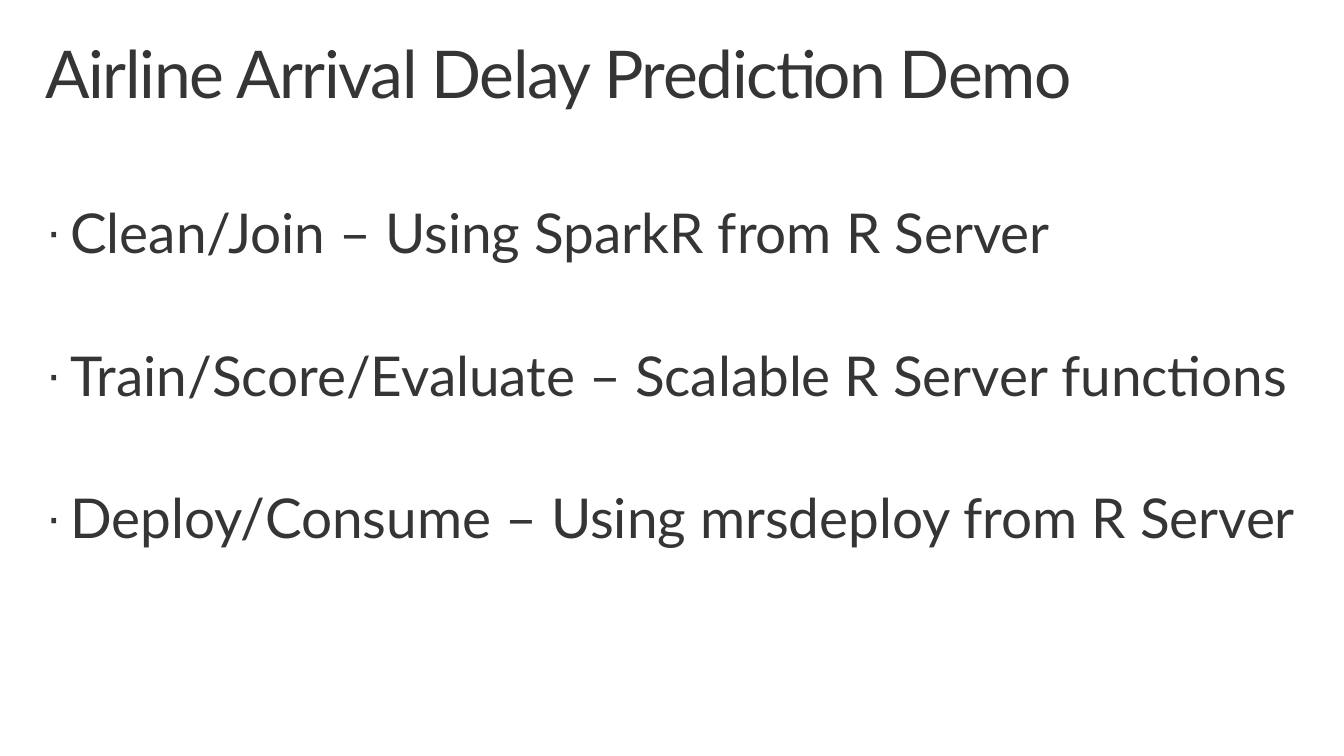
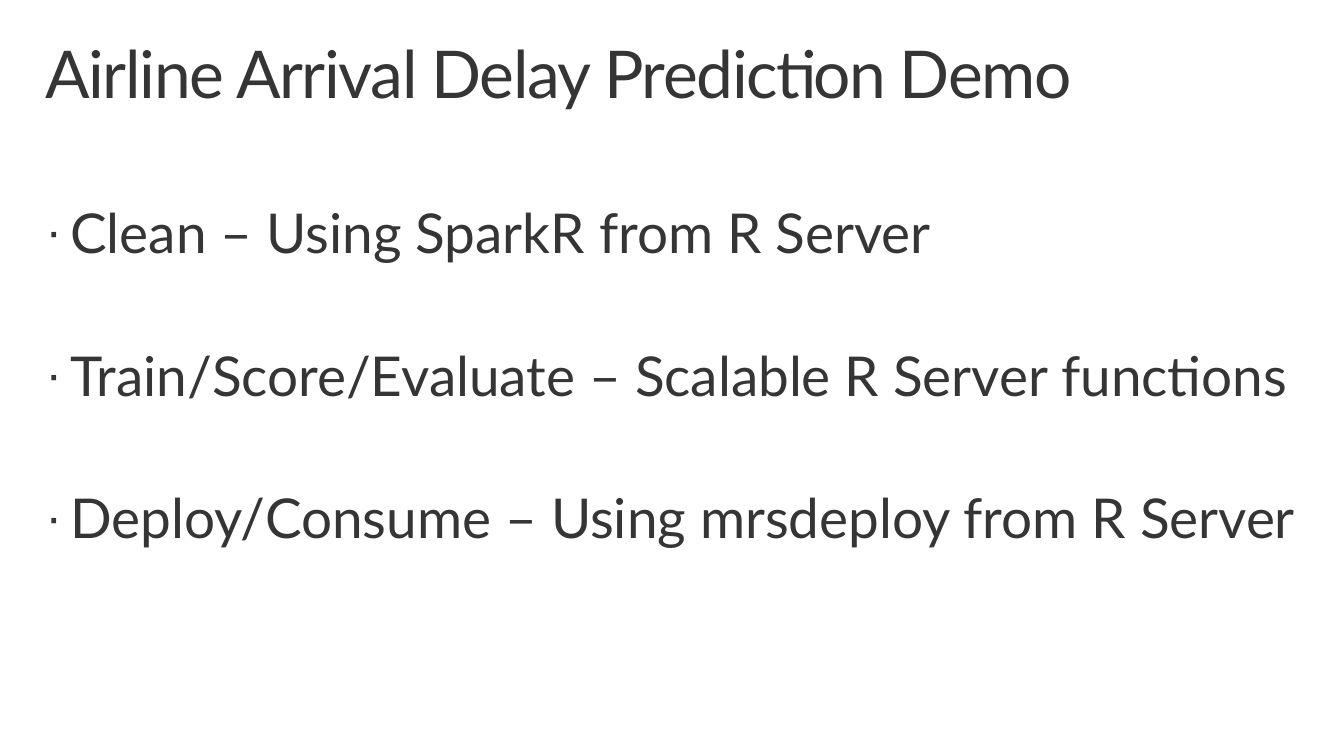
Before and after one commit to microsoft/AI-Immersion-Workshop, a slide deck: slide 27 of Applied Machine Learning for Developers/R server Tools for scaling R using Azure/docs/ToolsForScalingRUsingAzure.pptx. Drawn at 1344x756 pixels with LibreOffice and Linux fonts; fonts in the diff are those of the drawing; background and template pictures are left out. Boxes give left, top, right and bottom in pixels: in the first picture for what was removed or moved away, otherwise in the second. Text is boxed around its words. In the diff, an @@ line names an element or a change of style, - is before the commit and + after.

```diff
--- a/Applied Machine Learning for Developers/R server Tools for scaling R using Azure/docs/ToolsForScalingRUsingAzure.pptx
+++ b/Applied Machine Learning for Developers/R server Tools for scaling R using Azure/docs/ToolsForScalingRUsingAzure.pptx
@@ text at <box>70,212,931,263</box>: text changed @@
-· Clean/Join – Using SparkR from R Server
+· Clean – Using SparkR from R Server
```
Also in this commit, not shown: 3 other files.
